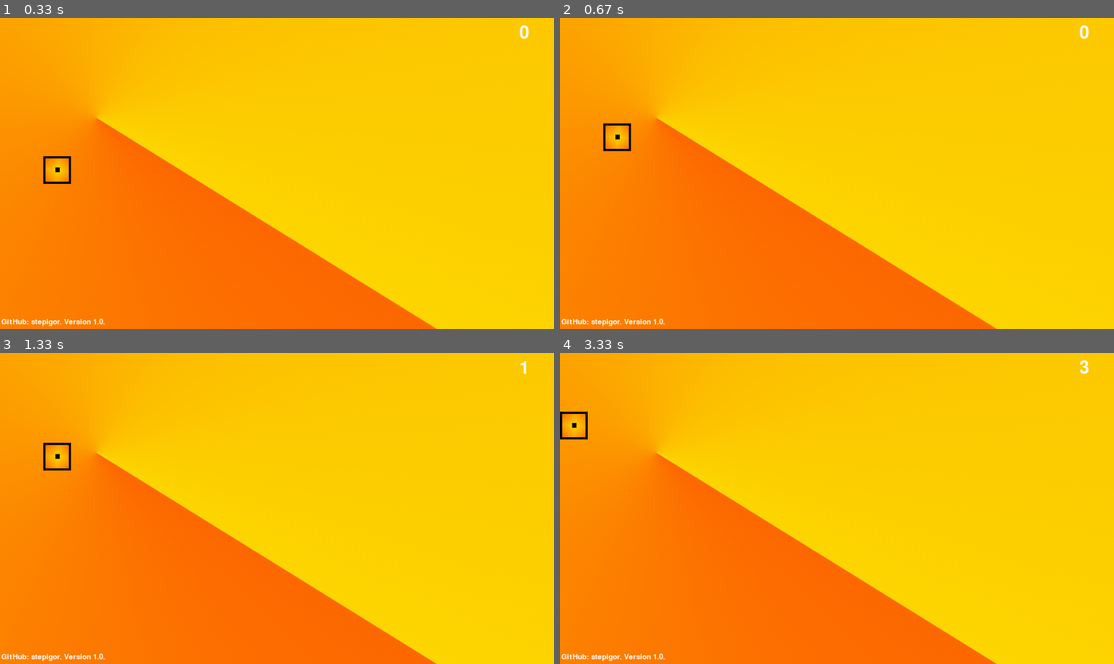
Above: before the commit, frames 1-4 (two rows, left to right).
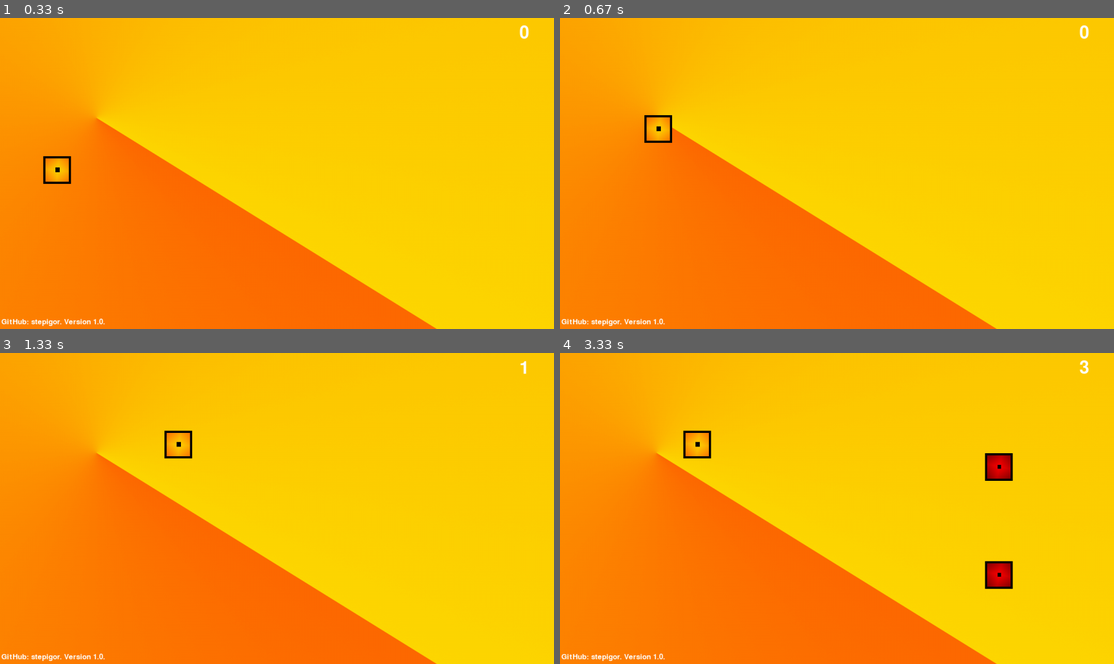
Above: after the commit, the same moments.

Repository: NastyaOu/simplepygame
Game: pygame game, started from game.py
Same seed, same stepped clock (60 frames per second), same inputs: the game is played once before the commit and once after it.
Inputs:
- Up to frame 1 (0.33 s): no input
- Up to frame 2 (0.67 s): hold W from 0.33 s (still down); hold Right from 0.33 s (still down)
- Up to frame 3 (1.33 s): release W at 0.8 s; release Right at 0.8 s; hold Right 0.83-1.3 s
- Up to frame 4 (3.33 s): hold W 1.33-1.63 s; hold Right 1.67-2.13 s; hold A 2.17-2.7 s; hold Down 2.73-3.03 s; hold A from 3.07 s (still down)

Frame 1 is identical in both runs. In frame 2, 0.7% of the frame differs, in the area x 7-21%, y 31-43%; in frame 3, 0.7%; in frame 4, 1.5%, in the area x 0-82%, y 18-76%.

Commit message:
изменения игровой логики

Diff:
--- a/game.py
+++ b/game.py
@@ -27,7 +27,6 @@
         if self.x <= player.x + 64 and self.x >= player.x and self.y >= player.y and self.y <= player.y + 64:
             gameovercheck = True
             screen.blit(gameover, (0, 0))
-
         if self.x+64 <= player.x + 64 and self.x+64 >= player.x and self.y+64 >= player.y and self.y+64 <= player.y + 64:
             gameovercheck = True
             screen.blit(gameover, (0, 0))
@@ -48,7 +47,7 @@
 enemynum = 3
 lastadd = 0
 
-player = Person(100, 320, 4, 'player.png') #инициализация игрока
+player = Person(100, 320, 5, 'player.png') #инициализация игрока
 allplayers = [player] #список игровых объектов
 
 abouttext = font.render("GitHub: stepigor. Version 1.0.", True, (255, 255, 255))
@@ -58,24 +57,24 @@
 
     if gameovercheck == False:
 
-        if score == 5:
+        if score == 3:
             try:
                 enemy1
                 enemy2
             except:
                 #создание первых противников
-                enemy1 = Person(1000, 250, random.randint(0,3), 'enemy.png')
-                enemy2 = Person(1000, 500, random.randint(0,3), 'enemy.png')
+                enemy1 = Person(1000, 250, 1, 'enemy.png')
+                enemy2 = Person(1000, 500, 1, 'enemy.png')
                 allplayers.append(enemy1)
                 allplayers.append(enemy2)
 
-        if score > 29 and score % 30 == 0 and score != lastadd: #добавление противников каждые 30 очков
+        if score > 14 and score % 15 == 0 and score != lastadd: #добавление противников каждые 30 очков
             try:
                 globals()['enemy' + str(enemynum)]
             except KeyError:
-                globals()['enemy' + str(enemynum)] = Person(random.randint(0,1200),random.randint(0,650),random.randint(0,3),'enemy.png');
+                globals()['enemy' + str(enemynum)] = Person(random.randint(0,1200),random.randint(0,650),random.randint(1,2),'enemy.png');
                 allplayers.append(globals()['enemy' + str(enemynum)])
-                enemynum+=1
+                enemynum += 1
                 lastadd = score
 
         #вычисление количества очков
@@ -92,14 +91,14 @@
 
         #управление персонажем
         keys_pressed = pygame.key.get_pressed()
-        if keys_pressed[K_d] and player.x < 1216:
+        if (keys_pressed[K_UP] or keys_pressed[K_w]) and player.y > 0:
+            player.y -= player.speed
+        if (keys_pressed[K_DOWN] or keys_pressed[K_s]) and player.y < 656:
+            player.y += player.speed
+        if (keys_pressed[K_RIGHT] or keys_pressed[K_d]) and player.x < 1216:
             player.x += player.speed
-        if keys_pressed[K_a] and player.x > 0:
+        if (keys_pressed[K_LEFT] or keys_pressed[K_a]) and player.x > 0:
             player.x -= player.speed
-        if keys_pressed[K_w] and player.y > 0:
-            player.y -= player.speed
-        if keys_pressed[K_s] and player.y < 656:
-            player.y += player.speed
 
         screen.blit(abouttext, (3, 695))
         screen.blit(scoretext, (1200, 15))
@@ -112,8 +111,8 @@
         key_press = pygame.key.get_pressed()
         #новая игра
         if key_press[K_RETURN]:
-            time0=time.time()
-            time1=time.time()
+            time0 = time.time()
+            time1 = time.time()
             score = 0
             for i in range(1,enemynum):
                 del globals()['enemy'+str(i)]
